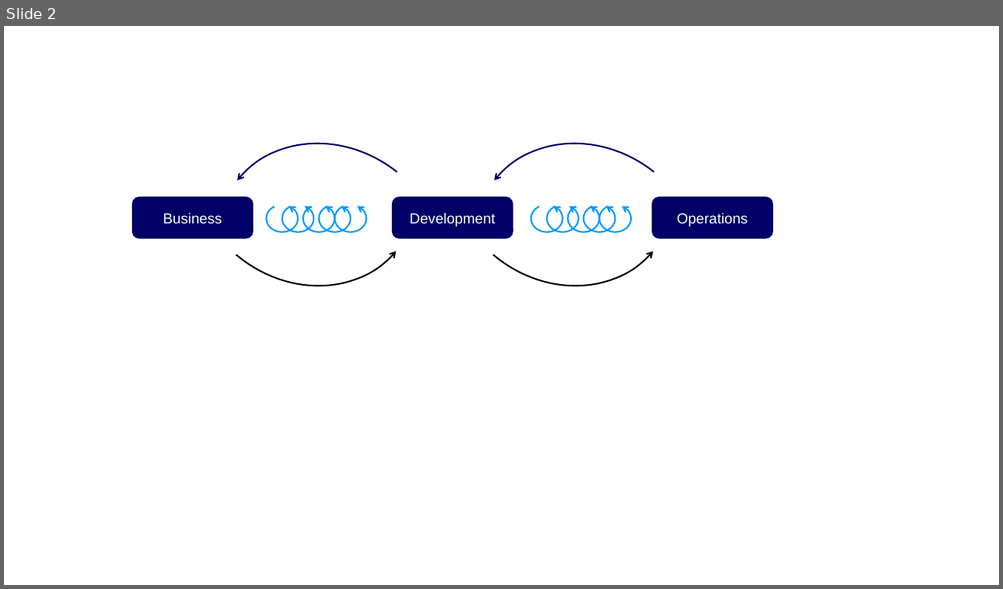
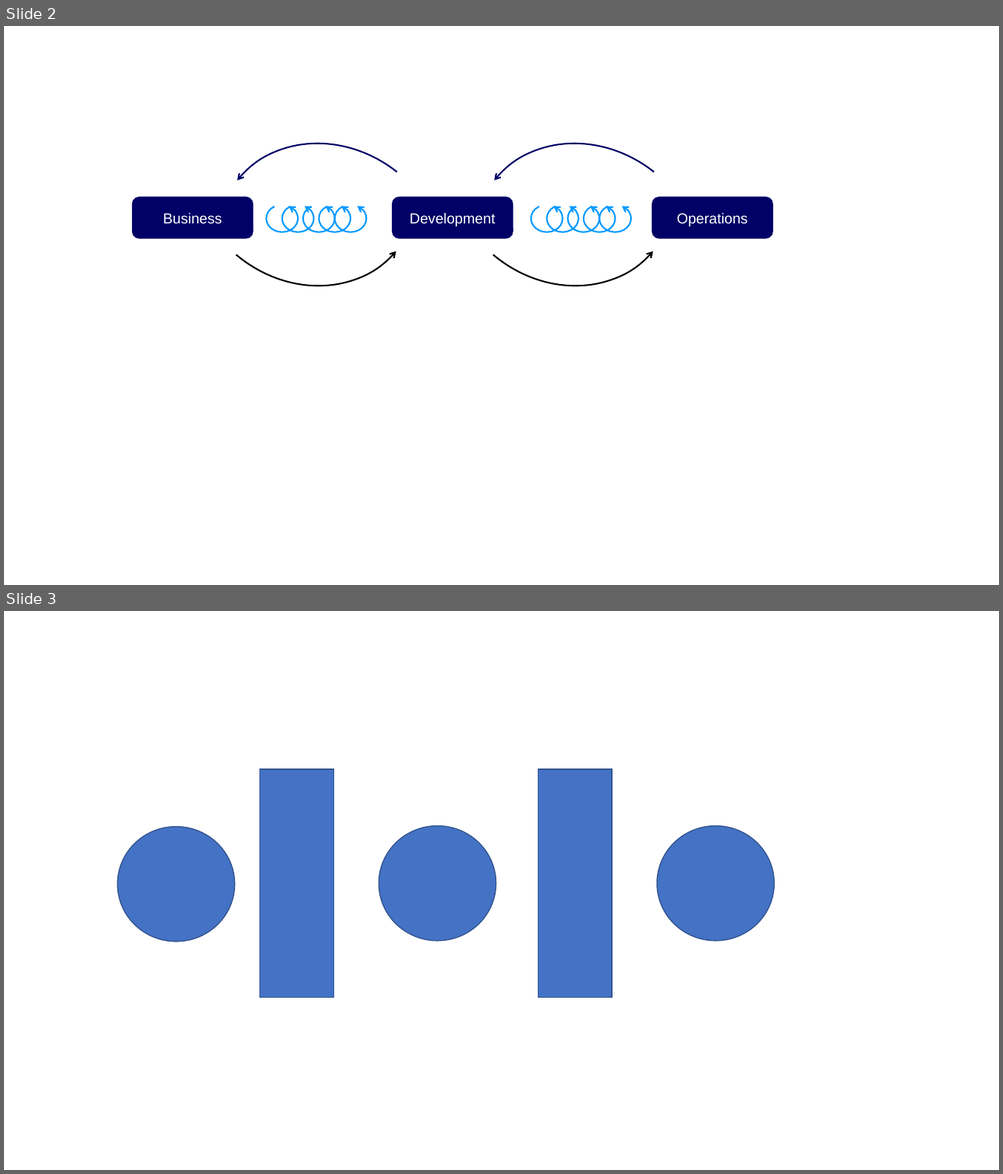
Before and after one commit to claudia231990/Thesis, a slide deck: Diagramme.pptx. Shown one above the other, each under a label of ours: slide 2 before the commit, slides 2 and 3 after it. The pictures are 1003x589 and 1003x1174 pixels, drawn with LibreOffice and Linux fonts; fonts in the diff are those of the drawing. Boxes give left, top, right and bottom in pixels: in the first picture for what was removed or moved away, otherwise in the second. Text is boxed around its words. In the diff, an @@ line names an element or a change of style, - is before the commit and + after.

```diff
--- a/Diagramme.pptx
+++ b/Diagramme.pptx
@@ slide 3 added at (4, 611, 999, 1170), background #FFFFFF @@
@@ rectangle added at (260, 769, 334, 997), fill #4472C4, outline #325491 1 pt @@
@@ rectangle added at (538, 769, 612, 997), fill #4472C4, outline #325491 1 pt @@
@@ ellipse added at (117, 826, 235, 942), fill #4472C4, outline #325491 1 pt @@
@@ ellipse added at (378, 826, 495, 941), fill #4472C4, outline #325491 1 pt @@
@@ ellipse added at (657, 826, 774, 941), fill #4472C4, outline #325491 1 pt @@
```
Also in this commit, not shown: 3 other slides added, 10 other files.
